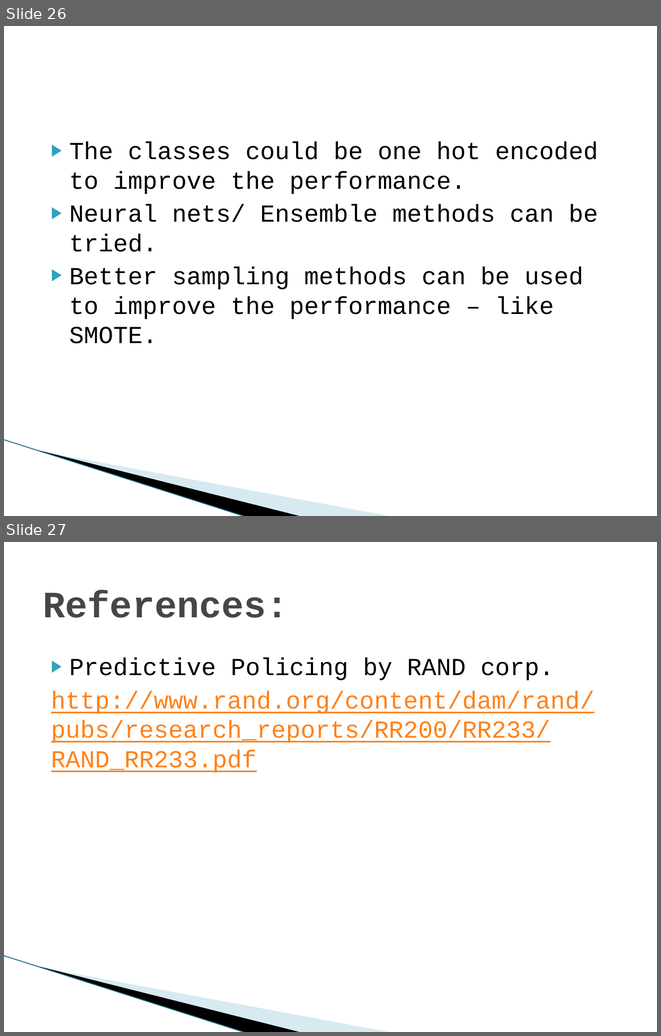
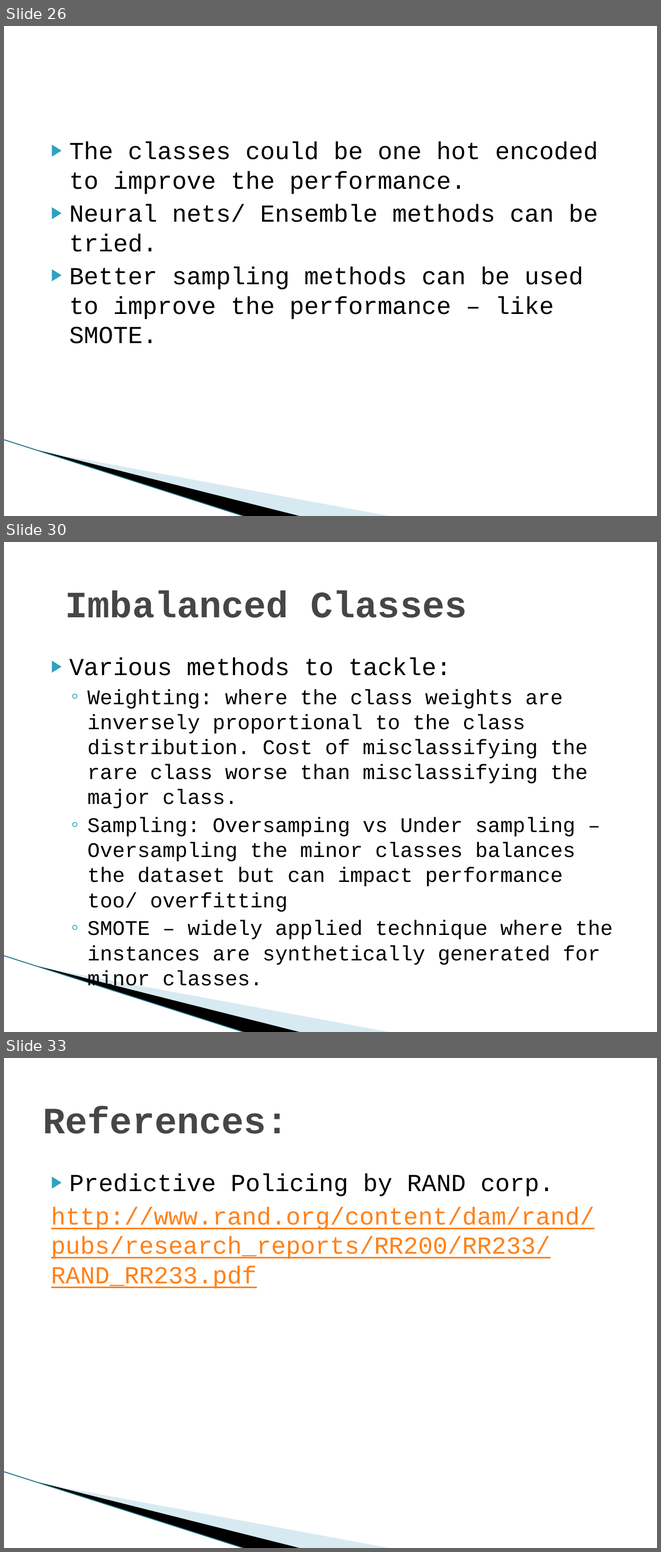
Before and after one commit to keshavramaswamy/ipython-notebooks, a slide deck: infor/Boston Crime Prediction.pptx. Shown one above the other, each under a label of ours: slides 26 and 27 before the commit, slides 26, 30 and 33 after it; the slides between them are not shown. The pictures are 661x1036 and 661x1552 pixels, drawn with LibreOffice and Linux fonts; fonts in the diff are those of the drawing; background and template pictures are left out. Boxes give left, top, right and bottom in pixels: in the first picture for what was removed or moved away, otherwise in the second. Text is boxed around its words. In the diff, an @@ line names an element or a change of style, - is before the commit and + after.

```diff
--- a/infor/Boston Crime Prediction.pptx
+++ b/infor/Boston Crime Prediction.pptx
@@ slide 30 added at bbox=[4, 542, 657, 1032], background #FFFFFF; not listed: 3 template elements that a slide beside it also shows @@
@@ title added at bbox=[65, 590, 467, 618], 41 pt, text #464646, bold @@
+Imbalanced Classes
@@ text added at bbox=[69, 658, 613, 964], 23 pt, text #000000 @@
+▶ Various methods to tackle:
+  ◦ Weighting: where the class weights are inversely proportional to the class distribution. Cost of misclassifying the rare class worse than misclassifying the major class.
+  ◦ Sampling: Oversamping vs Under sampling – Oversampling the minor classes balances the dataset but can impact performance too/ overfitting
+  ◦ SMOTE – widely applied technique where the instances are synthetically generated for minor classes.
@@ what was slide 27 is now slide 33 @@
```
Also in this commit, not shown: 5 other slides added.
